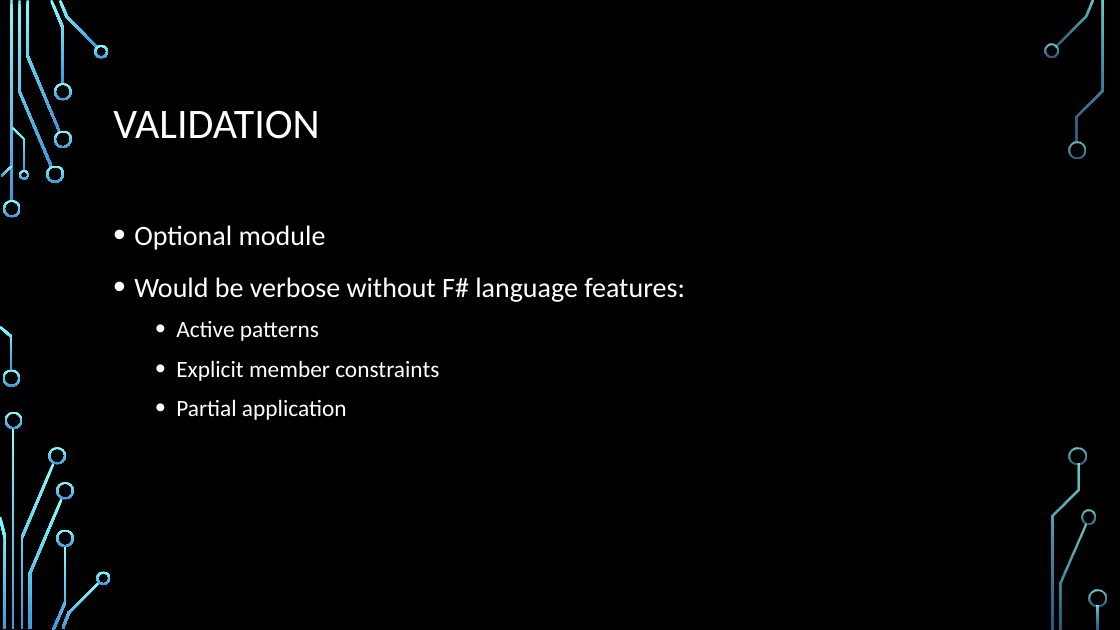
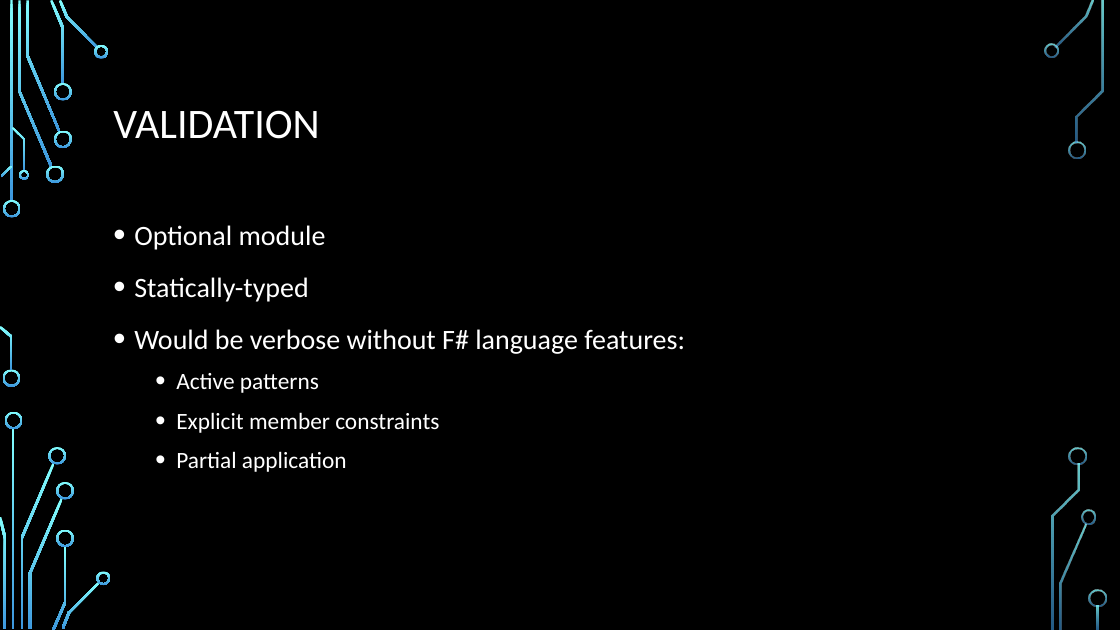
Before and after one commit to dmitry-a-morozov/fsharp-wpf-mvc-series, a slide deck: slide 15 of NYC Meetup.2013-04-23.pptx (slide 16 before the commit). Drawn at 1120x630 pixels with LibreOffice and Linux fonts; fonts in the diff are those of the drawing; background and template pictures are left out. Boxes give left, top, right and bottom in pixels: in the first picture for what was removed or moved away, otherwise in the second. Text is boxed around its words. In the diff, an @@ line names an element or a change of style, - is before the commit and + after.

```diff
--- a/NYC Meetup.2013-04-23.pptx
+++ b/NYC Meetup.2013-04-23.pptx
@@ text at bbox=[134, 277, 308, 302]: paragraph added @@
+• Statically-typed
```
Also in this commit, not shown: 8 other slides changed, 1 slide added, 2 slides removed, 3 other files.
